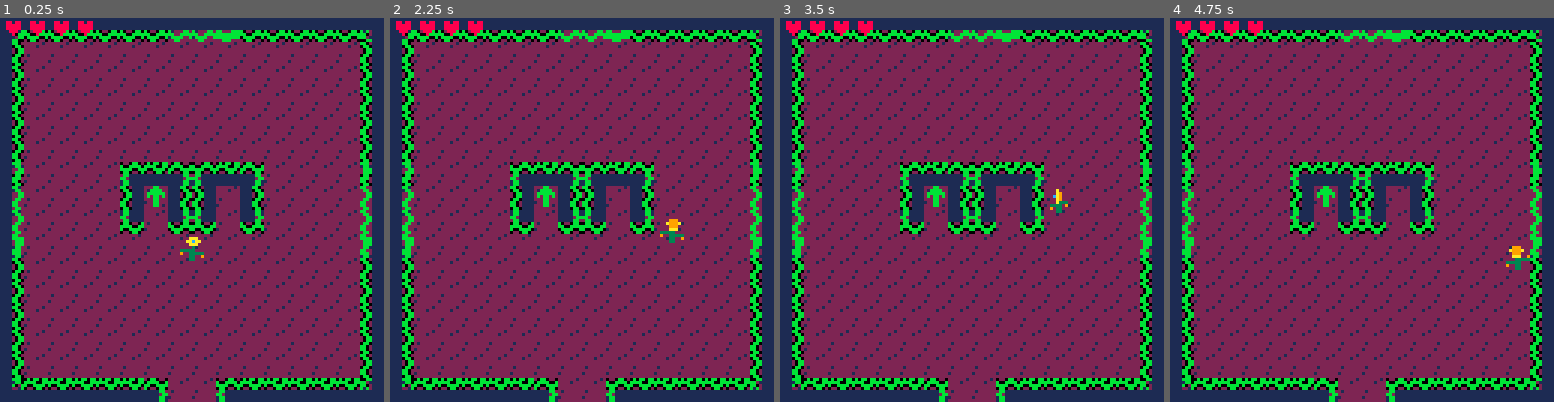
Above: before the commit, frames 1-4 (left to right).
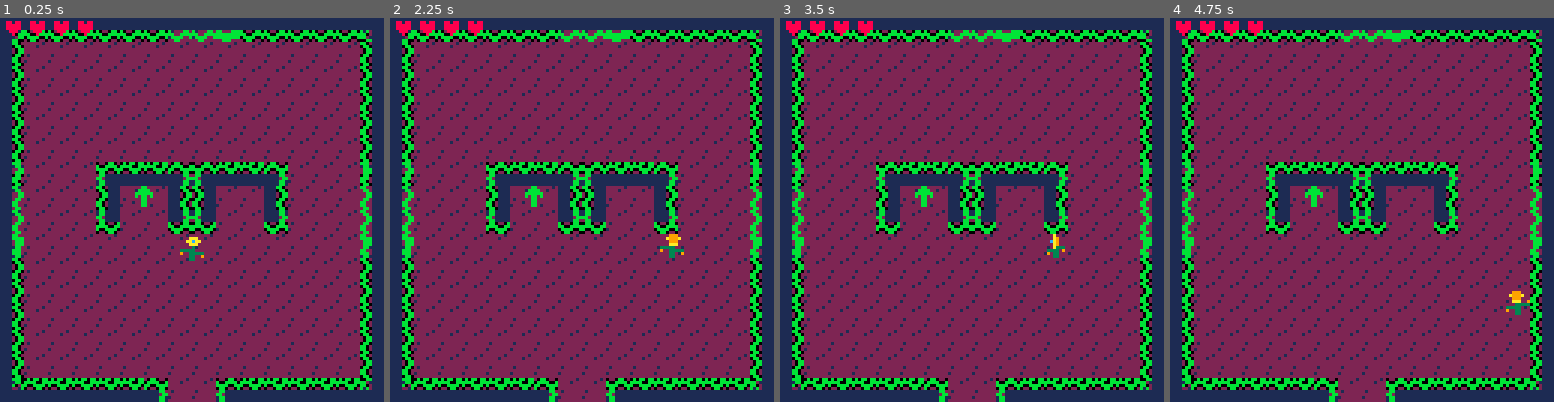
Above: after the commit, the same moments.

Repository: acwright/PICO-8
Game: PICO-8 cartridge ldjam/ldjam.p8
Same seed, same stepped clock (60 frames per second), same inputs: the game is played once before the commit and once after it.
Inputs:
- Up to frame 1 (0.25 s): no input
- Up to frame 2 (2.25 s): tap X (X key) at 0.33, 1.07, 1.85 s; tap O (Z key) at 0.7, 1.7, 2.1 s; hold Right 1.6-2.1 s; hold Up from 2.15 s (still down)
- Up to frame 3 (3.5 s): release Up at 2.42 s; hold Right 2.47-3.03 s; tap O (Z key) at 2.5, 2.9, 3.3 s; tap X (X key) at 2.97 s; hold Left from 3.08 s (still down)
- Up to frame 4 (4.75 s): release Left at 3.58 s; hold Down 3.63-3.97 s; tap O (Z key) at 3.7, 4.1, 4.5 s; hold Right 4.02-4.68 s; tap X (X key) at 4.08 s; hold Up from 4.73 s (still down)

The runs differ from the first frame. In frame 1, 4.0% of the frame differs, in the area x 25-75%, y 37-57%; in frame 2, 4.2%; in frame 3, 4.2%; in frame 4, 4.4%, in the area x 25-94%, y 37-78%.

Commit message:
elevator fix

Diff:
--- a/ldjam/ldjam.p8
+++ b/ldjam/ldjam.p8
@@ -287,9 +287,9 @@
 				room=rooms[el.room+1]
 				self.locked=true
 				if el.v>0 then
-					self.x+=24
+					self.x=76
 				else
-					self.x-=24
+					self.x=44
 				end
 				self.y+=2
 			end
@@ -488,7 +488,7 @@
 function init_up_elevator(room)
 	return {
 		sprite=32,
-		x=48,
+		x=44,
 		y=56,
 		w=8,
 		h=8,
@@ -506,7 +506,7 @@
 function init_down_elevator(room)
 	return {
 		sprite=32,
-		x=72,
+		x=76,
 		y=56,
 		w=8,
 		h=8,
@@ -1123,9 +1123,9 @@
 1112121212121212121212121212121311121212121212121212121212121213111212121212121212121212121212131112121212131112121311121212121311121212121212121212121212121213111212121212121212131112121212131112121212121212121212121212121311121212121311121212121212121213
 1112121212121212121212121212121311121212121212121212121212121213111212121212121212121212121212131112121212131112121311121212121311121212121212121212121212121213111212121212121212131112121212131112121212121212121212121212121311121212121311121212121212121213
 1112121212121212121212121212121311121212121212121212121212121213212222222222141212152222222222231112121212131112121311121212121321222222222214121215222222222223111212121212121212131112121212131112121212121212121212121212121311121212121311121212121212121213
-0412121212121212121212121212120504121212121522141522141212121205020202020202041212050202020202021112121212050412120504121212121302020202020204121205020202020202041212121212121212050412121212130412121212121212121212121212120511121212120504121212121212121205
-1212121212121212121212121212121212121212121312111312111212121212121212121212121212121212121212121112121212121212121212121212121312121212121212121212121212121212121212121212121212121212121212131212121212121212121212121212121211121212121212121212121212121212
-1212121212121212121212121212121212121212120512040512041212121212121212121212121212121212121212121112121212121212121212121212121312121212121212121212121212121212121212121212121212121212121212131212121212121212121212121212121211121212121212121212121212121212
+0412121212121212121212121212120504121212152222141522221412121205020202020202041212050202020202021112121212050412120504121212121302020202020204121205020202020202041212121212121212050412121212130412121212121212121212121212120511121212120504121212121212121205
+1212121212121212121212121212121212121212131212111312121112121212121212121212121212121212121212121112121212121212121212121212121312121212121212121212121212121212121212121212121212121212121212131212121212121212121212121212121211121212121212121212121212121212
+1212121212121212121212121212121212121212051212040512120412121212121212121212121212121212121212121112121212121212121212121212121312121212121212121212121212121212121212121212121212121212121212131212121212121212121212121212121211121212121212121212121212121212
 1412121212121212121212121212121514121212121212121212121212121215222222222222141212152222222222221112121212151412121514121212121314121212121212121212121212121215141212121212121212151412121212132222222222221412121522222222222211121212121514121212121212121215
 1112121212121212121212121212121311121212121212121212121212121213010202020202041212050202020202031112121212131112121311121212121311121212121212121212121212121213111212121212121212131112121212130102020202020412120502020202020311121212121311121212121212121213
 1112121212121212121212121212121311121212121212121212121212121213111212121212121212121212121212131112121212131112121311121212121311121212121212121212121212121213111212121212121212131112121212131112121212121212121212121212121311121212121311121212121212121213
